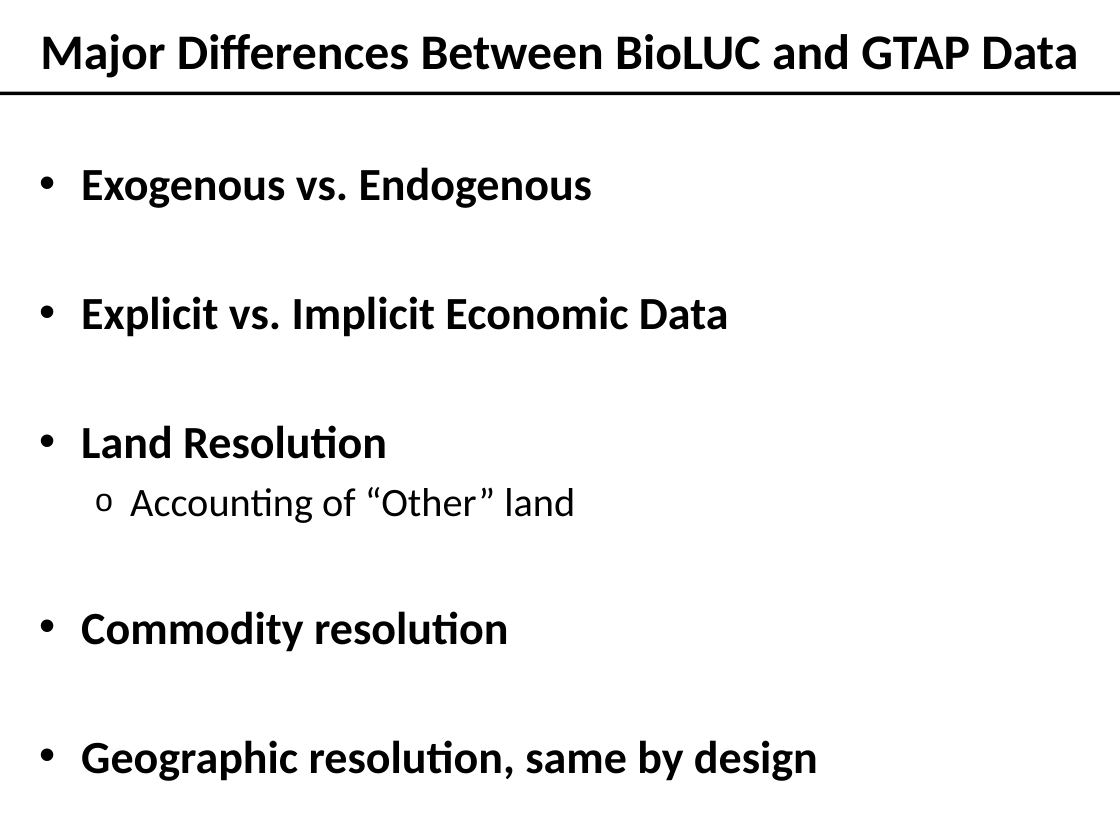
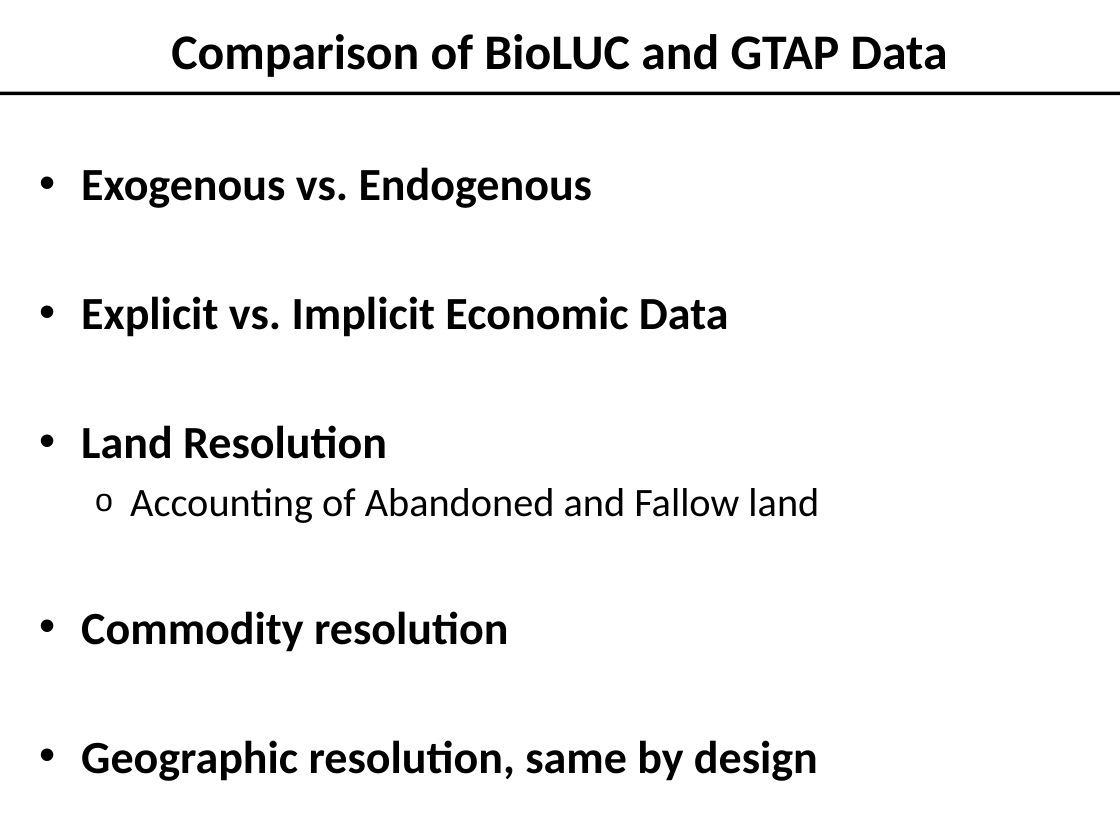
Before and after one commit to NREL/bioluc, a slide deck: slide 7 of documents/ORNL Workshop - Overview of BioLUC Data.pptx. Drawn at 1120x840 pixels with LibreOffice and Linux fonts; fonts in the diff are those of the drawing; background and template pictures are left out. Boxes give left, top, right and bottom in pixels: in the first picture for what was removed or moved away, otherwise in the second. Text is boxed around its words. In the diff, an @@ line names an element or a change of style, - is before the commit and + after.

```diff
--- a/documents/ORNL Workshop - Overview of BioLUC Data.pptx
+++ b/documents/ORNL Workshop - Overview of BioLUC Data.pptx
@@ title at box(171, 34, 948, 77): text changed @@
-Major Differences Between BioLUC and GTAP Data
+Comparison of BioLUC and GTAP Data
@@ text at box(130, 488, 819, 523): text changed @@
-  o Accounting of “Other” land
+  o Accounting of Abandoned and Fallow land
```
Also in this commit, not shown: 4 other slides changed, 3 other files.
